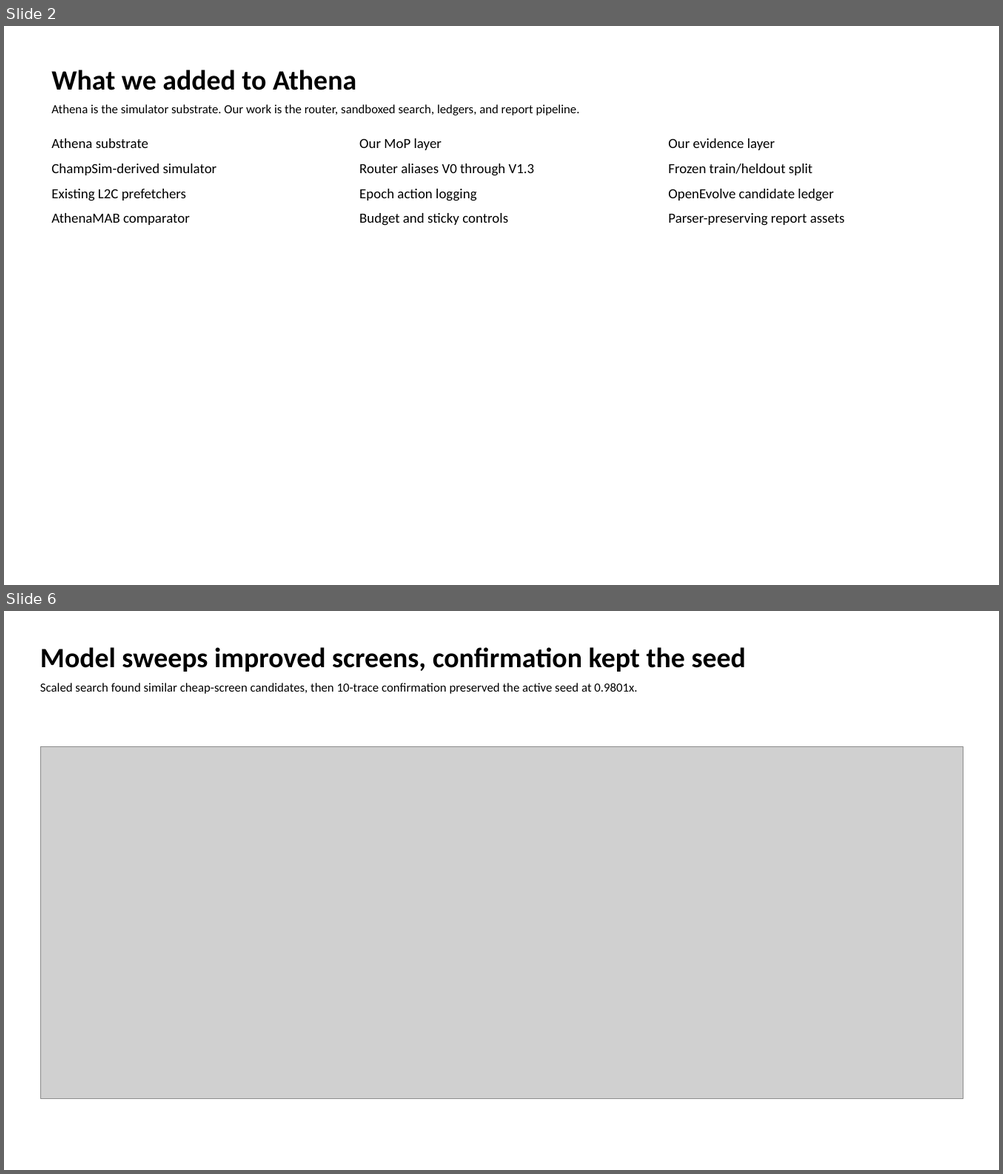
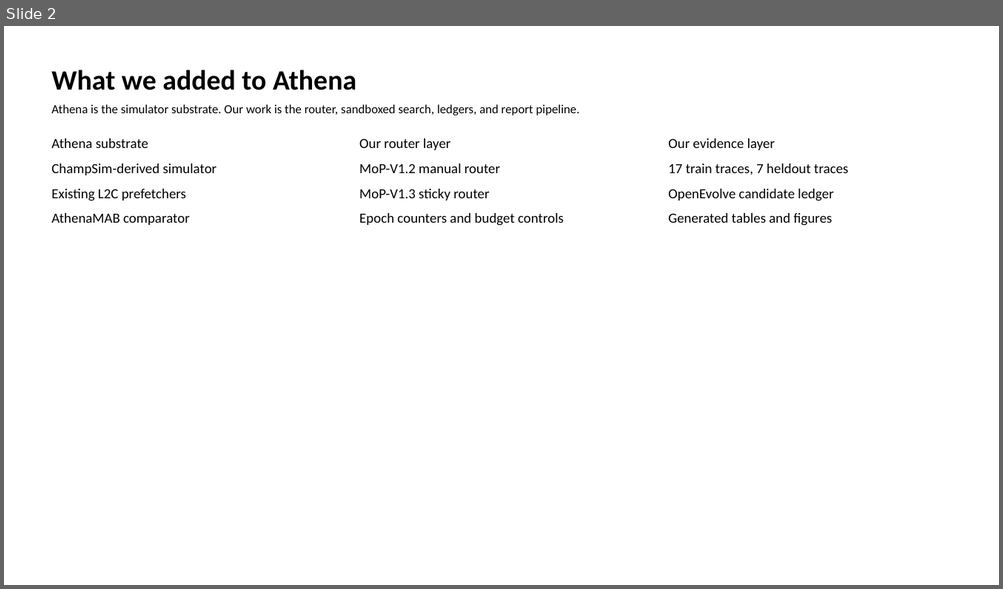
Before and after one commit to GithuBarry/Mixture-of-Prefetchers, a slide deck: slides/mop_stage2_final/output/output.pptx. Shown one above the other, each under a label of ours: slides 2 and 6 before the commit, slide 2 after it; the slides between them are not shown. The pictures are 1003x1174 and 1003x589 pixels, drawn with LibreOffice and Linux fonts; fonts in the diff are those of the drawing; grey boxes stand for pictures. Boxes give left, top, right and bottom in pixels: in the first picture for what was removed or moved away, otherwise in the second. Text is boxed around its words. In the diff, an @@ line names an element or a change of style, - is before the commit and + after.

Commit message:
Polish OpenEvolve report and visuals

```diff
--- a/slides/mop_stage2_final/output/output.pptx
+++ b/slides/mop_stage2_final/output/output.pptx
@@ slide 6 removed at (4, 611, 999, 1170), background #FFFFFF @@
@@ text removed at (40, 647, 745, 672) @@
-Model sweeps improved screens, confirmation kept the seed
@@ text removed at (40, 683, 637, 694) @@
-Scaled search found similar cheap-screen candidates, then 10-trace confirmation preserved the active seed at 0.9801x.
@@ picture removed at (40, 746, 962, 1099) @@
@@ slide 2 changed as well @@
@@ text at (359, 138, 450, 150): text changed @@
-Our MoP layer
+Our router layer
@@ text at (359, 164, 500, 173): text changed @@
-Router aliases V0 through V1.3
+MoP-V1.2 manual router
@@ text at (668, 164, 848, 175): text changed @@
-Frozen train/heldout split
+17 train traces, 7 heldout traces
@@ text at (359, 189, 489, 201): text changed @@
-Epoch action logging
+MoP-V1.3 sticky router
@@ text at (359, 213, 563, 226): text changed @@
-Budget and sticky controls
+Epoch counters and budget controls
@@ text at (668, 213, 832, 226): text changed @@
-Parser-preserving report assets
+Generated tables and figures
```
Also in this commit, not shown: 5 other slides changed, 2 slides added, 1 other slide removed, 23 other files.
